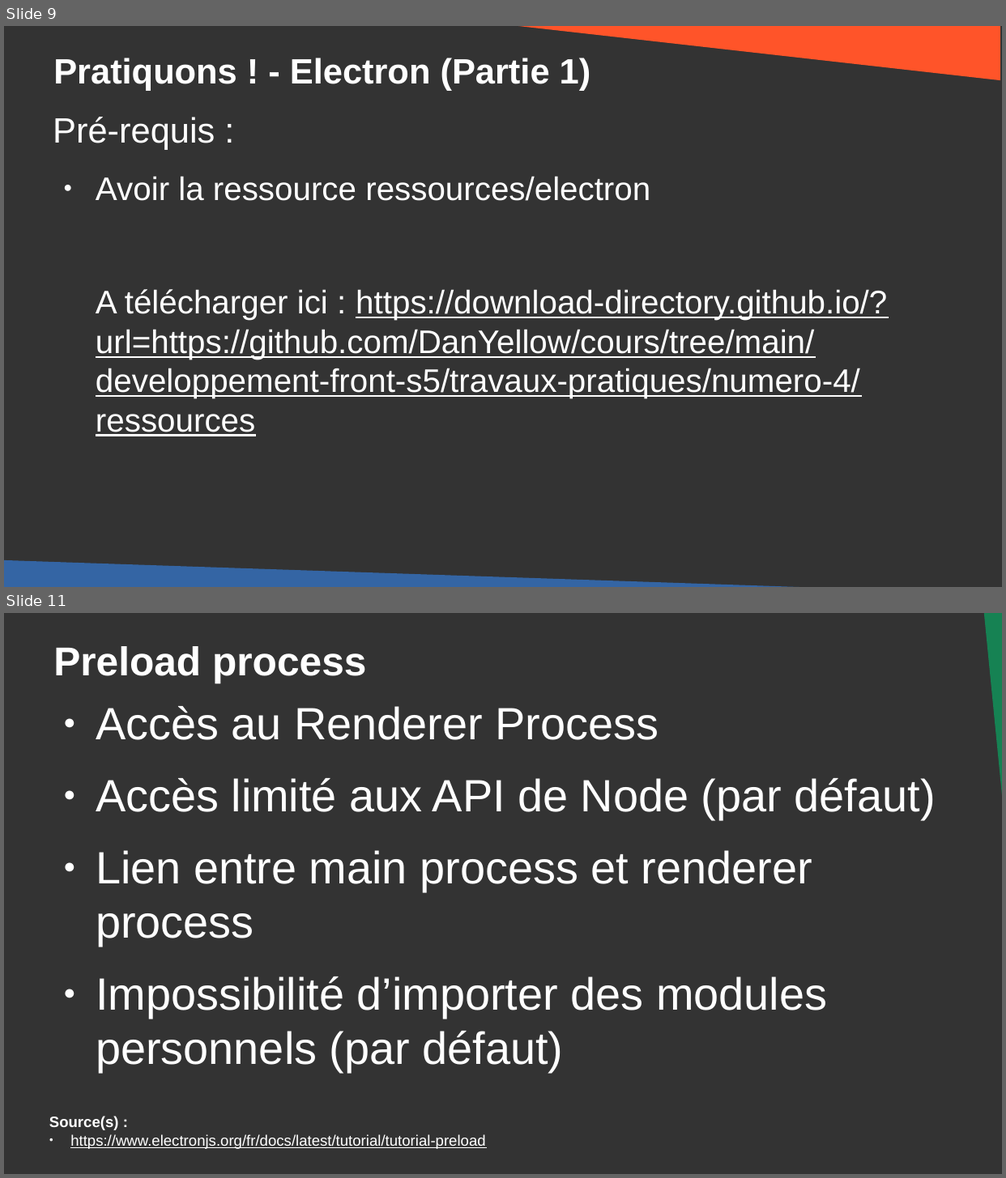
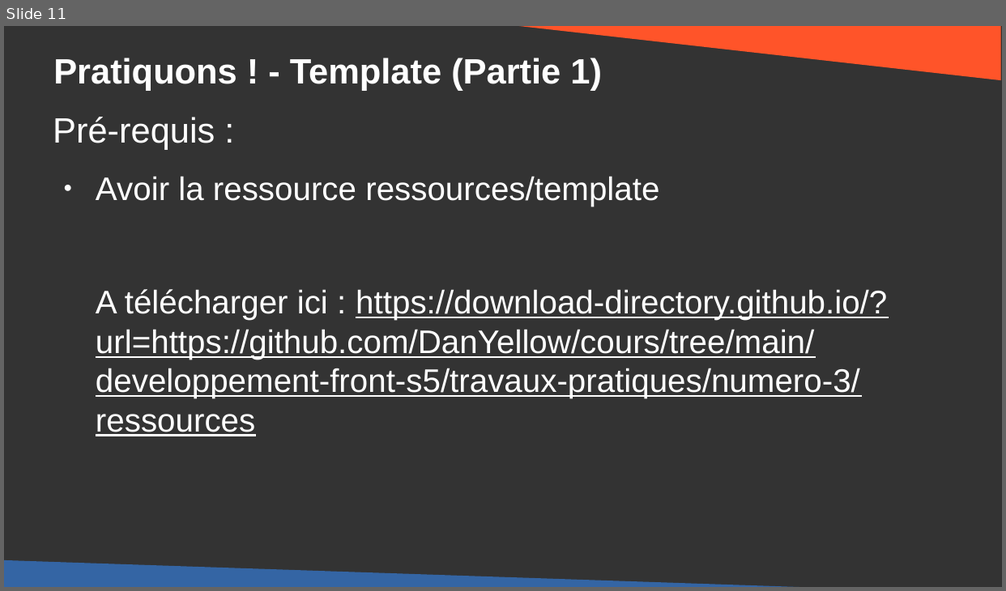
Before and after one commit to DanYellow/cours, a slide deck: developpement-front-s5/travaux-pratiques/numero-4/presentation.odp. Shown one above the other, each under a label of ours: slides 9 and 11 before the commit, slide 11 after it; the slides between them are not shown. The pictures are 1006x1178 and 1006x591 pixels, drawn with LibreOffice and Linux fonts; fonts in the diff are those of the drawing. Boxes give left, top, right and bottom in pixels: in the first picture for what was removed or moved away, otherwise in the second. Text is boxed around its words. In the diff, an @@ line names an element or a change of style, - is before the commit and + after.

Commit message:
developpement-front-s5 - Reorganize folder

```diff
--- a/developpement-front-s5/travaux-pratiques/numero-4/presentation.odp
+++ b/developpement-front-s5/travaux-pratiques/numero-4/presentation.odp
@@ slide 11 removed at (4,613,1002,1174), background #333333 @@
@@ right triangle removed at (981,613,1002,903) @@
@@ title removed at (53,646,366,683) @@
-Preload process
@@ text removed at (96,706,936,1072) @@
-● Accès au Renderer Process
-● Accès limité aux API de Node (par défaut)
-● Lien entre main process et renderer process
-● Impossibilité d’importer des modules personnels (par défaut)
@@ text removed at (49,1116,485,1149) @@
-Source(s) :
-● https://www.electronjs.org/fr/docs/latest/tutorial/tutorial-preload
@@ what was slide 9 is now slide 11 @@
@@ slide 11 changed as well @@
@@ title at (53,58,602,91): text changed @@
-Pratiquons ! - Electron (Partie 1)
+Pratiquons ! - Template (Partie 1)
@@ text at (96,176,887,437): text changed @@
-● Avoir la ressource ressources/electron
-A télécharger ici : https://download-directory.github.io/?url=https://github.com/DanYellow/cours/tree/main/developpement-front-s5/travaux-pratiques/numero-4/ressources
+● Avoir la ressource ressources/template
+A télécharger ici : https://download-directory.github.io/?url=https://github.com/DanYellow/cours/tree/main/developpement-front-s5/travaux-pratiques/numero-3/ressources
```
Also in this commit, not shown: 3 other slides changed, 15 slides added, 35 other slides removed, 10 other files.
